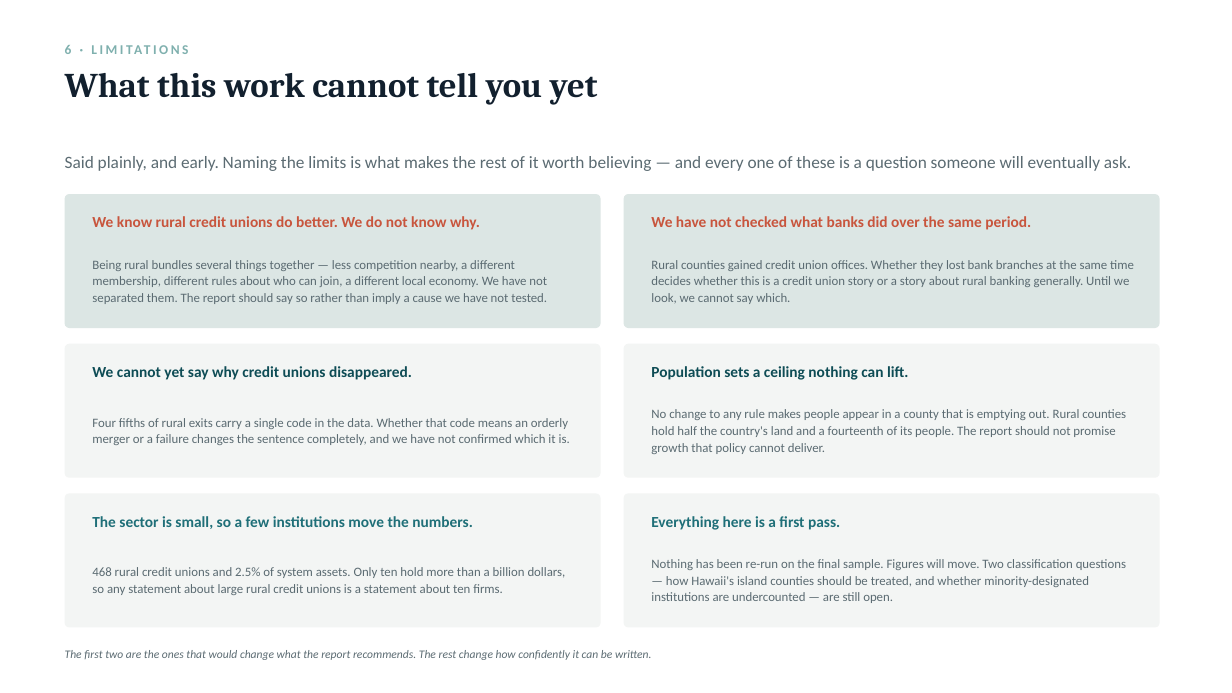
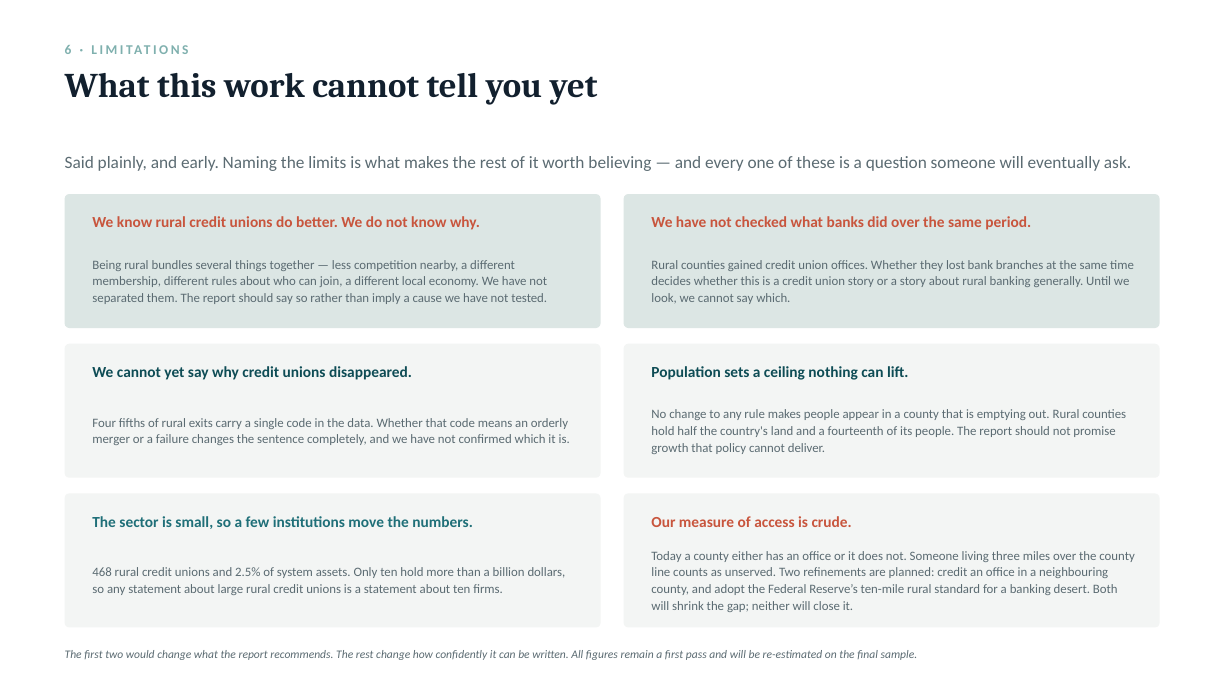
Before and after one commit to saurabhcdatta/Rural-Credit-Unions, a slide deck: slide 18 of Rural.pptx. Drawn at 1232x693 pixels with LibreOffice and Linux fonts; fonts in the diff are those of the drawing. Boxes give left, top, right and bottom in pixels: in the first picture for what was removed or moved away, otherwise in the second. Text is boxed around its words. In the diff, an @@ line names an element or a change of style, - is before the commit and + after.

```diff
--- a/Rural.pptx
+++ b/Rural.pptx
@@ text at bbox=[651, 516, 852, 527]: text changed; text colour #1F6F78 to #C8553D @@
-Everything here is a first pass.
+Our measure of access is crude.
@@ text at bbox=[651, 551, 1134, 612]: text changed @@
-Nothing has been re-run on the final sample. Figures will move. Two classification questions — how Hawaii's island counties should be treated, and whether minority-designated institutions are undercounted — are still open.
+Today a county either has an office or it does not. Someone living three miles over the county line counts as unserved. Two refinements are planned: credit an office in a neighbouring county, and adopt the Federal Reserve’s ten-mile rural standard for a banking desert. Both will shrink the gap; neither will close it.
@@ text at bbox=[65, 650, 918, 660]: text changed @@
-The first two are the ones that would change what the report recommends. The rest change how confidently it can be written.
+The first two would change what the report recommends. The rest change how confidently it can be written. All figures remain a first pass and will be re-estimated on the final sample.
```
Also in this commit, not shown: 8 other slides changed.
